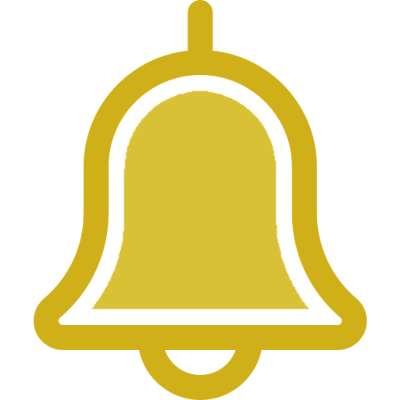
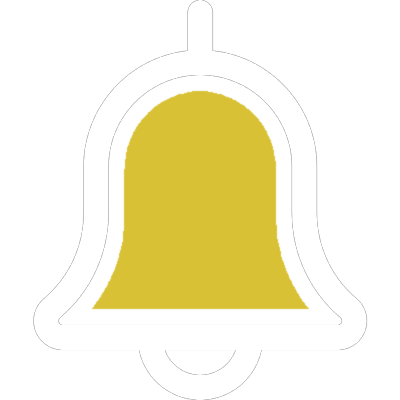
Layers edited between the first and the second 400x400 image:
hid "Layer #2" over box(33, 0, 368, 400)
added layer "bell.png copy" above "bell.png" over box(33, 0, 368, 400)
